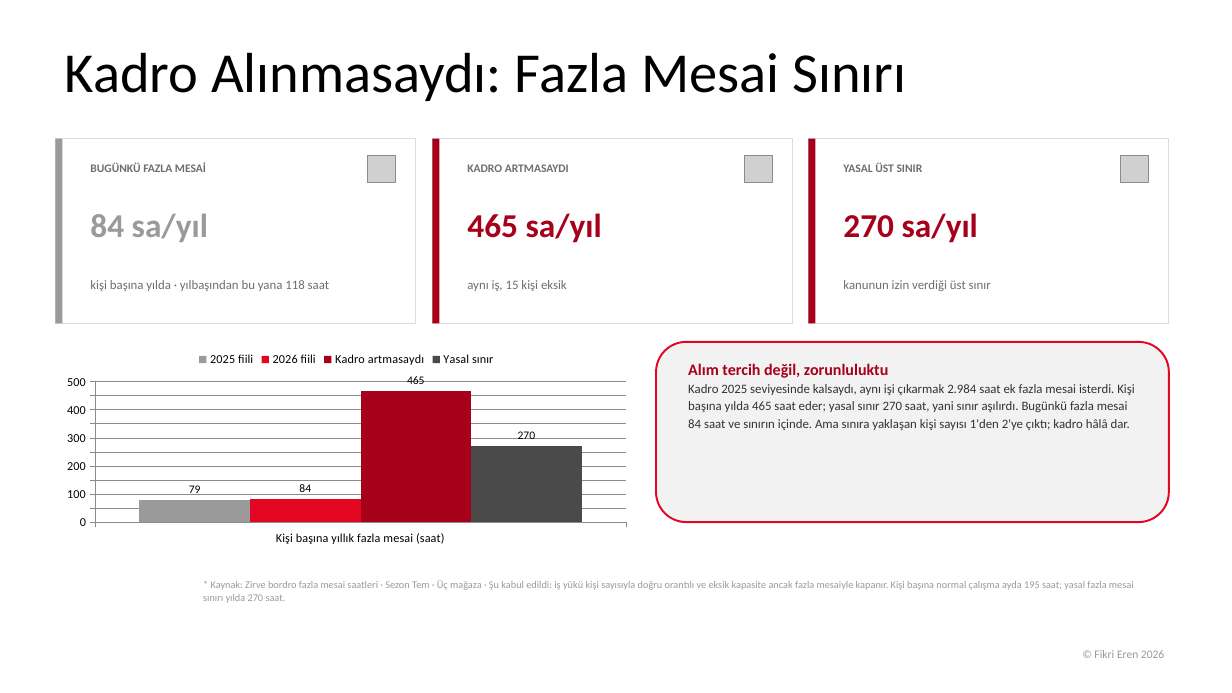
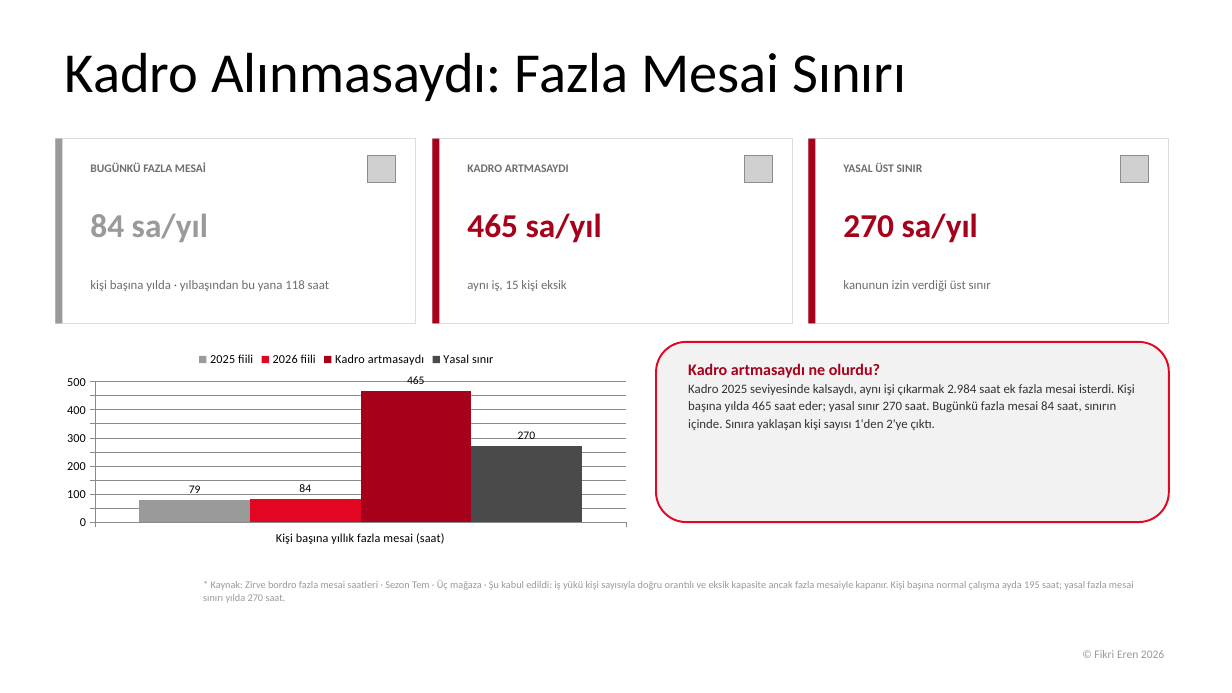
Before and after one commit to fikrierenn/pusula, a slide deck: slide 15 of briefings/sezon-kadro-20260902/sunum-kadro-sezon2026.pptx. Drawn at 1232x693 pixels with LibreOffice and Linux fonts; fonts in the diff are those of the drawing; grey boxes stand for pictures; background and template pictures are left out. Boxes give left, top, right and bottom in pixels: in the first picture for what was removed or moved away, otherwise in the second. Text is boxed around its words. In the diff, an @@ line names an element or a change of style, - is before the commit and + after.

```diff
--- a/briefings/sezon-kadro-20260902/sunum-kadro-sezon2026.pptx
+++ b/briefings/sezon-kadro-20260902/sunum-kadro-sezon2026.pptx
@@ text at [688, 363, 1134, 430]: text changed @@
-Alım tercih değil, zorunluluktu
-Kadro 2025 seviyesinde kalsaydı, aynı işi çıkarmak 2.984 saat ek fazla mesai isterdi. Kişi başına yılda 465 saat eder; yasal sınır 270 saat, yani sınır aşılırdı. Bugünkü fazla mesai 84 saat ve sınırın içinde. Ama sınıra yaklaşan kişi sayısı 1'den 2'ye çıktı; kadro hâlâ dar.
+Kadro artmasaydı ne olurdu?
+Kadro 2025 seviyesinde kalsaydı, aynı işi çıkarmak 2.984 saat ek fazla mesai isterdi. Kişi başına yılda 465 saat eder; yasal sınır 270 saat. Bugünkü fazla mesai 84 saat, sınırın içinde. Sınıra yaklaşan kişi sayısı 1'den 2'ye çıktı.
```
Also in this commit, not shown: 7 other slides changed.
